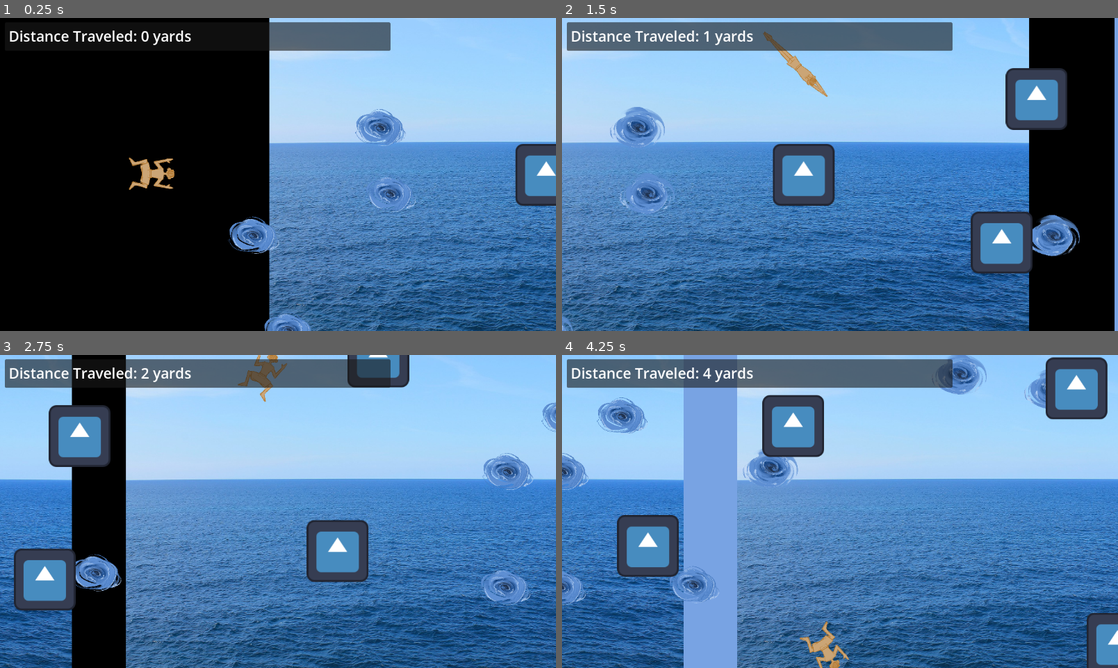
Above: before the commit, frames 1-4 (two rows, left to right).
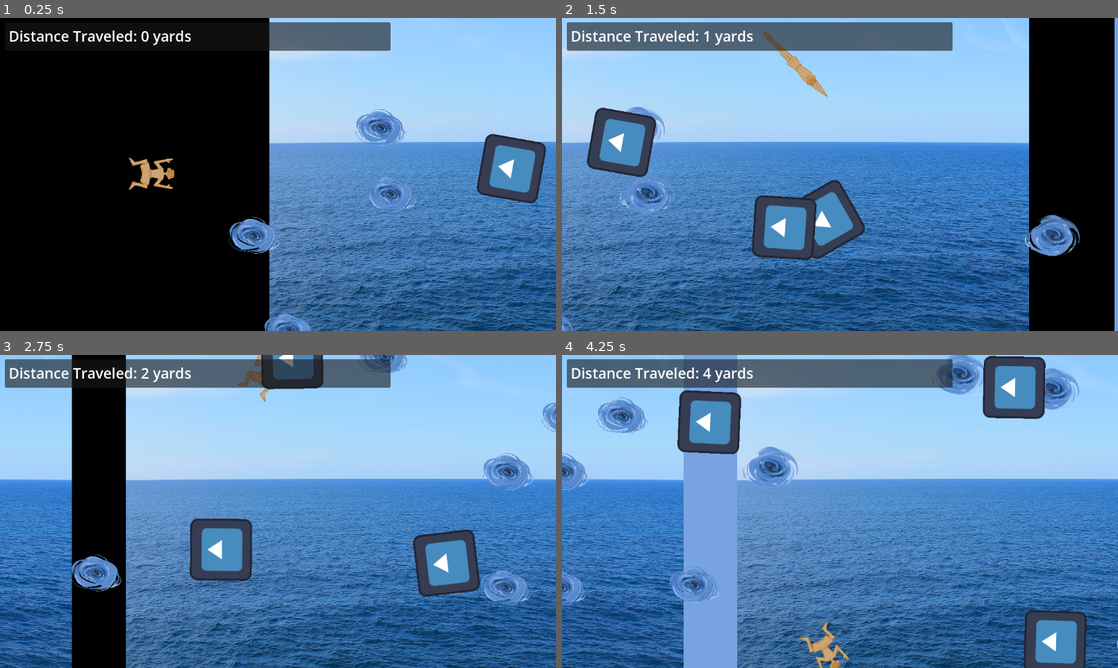
Above: after the commit, the same moments.

Repository: sophieTheProgrammer/microjam-island-61
Game: Godot game, scene res://scenes/game.tscn
Same seed, same stepped clock (60 frames per second), same inputs: the game is played once before the commit and once after it. The engine's default icon, where the game draws it, is replaced by a stand-in: a white triangle on a blue panel in a dark square.
Inputs (mouse positions are in pixels of both pictures, inside the frame that each line leads up to):
- Up to frame 1 (0.25 s): no input
- Up to frame 2 (1.5 s): tap Enter (ui_accept) at 0.5, 0.77 s; move the mouse to (962, 158) at 0.52 s; hold Up (up) 0.53-1.28 s; click (962, 158) at 0.6 s; move the mouse to (728, 190) at 1.27 s; hold Down (down) from 1.28 s (still down); click (728, 190) at 1.35 s
- Up to frame 3 (2.75 s): tap Enter (ui_accept) at 1.52 s; move the mouse to (333, 442) at 2.02 s; release Down (down) at 2.03 s; hold Up (up) from 2.03 s (still down); click (333, 442) at 2.1 s
- Up to frame 4 (4.25 s): move the mouse to (812, 574) at 2.77 s; click (812, 574) at 2.85 s; tap Enter (ui_accept) at 3.02, 3.77 s; move the mouse to (1006, 558) at 3.52 s; release Up (up) at 3.53 s; hold Down (down) from 3.53 s (still down); click (1006, 558) at 3.6 s

The runs differ from the first frame. In frame 1, 1.8% of the frame differs, in the area x 85-100%, y 36-60%; in frame 2, 9.6%; in frame 3, 11%; in frame 4, 13%, in the area x 9-100%, y 0-100%.

Commit message:
very bad shark

Diff:
--- a/scenes/shark.tscn
+++ b/scenes/shark.tscn
@@ -1,6 +1,7 @@
 [gd_scene format=3 uid="uid://cdb2183smwup1"]
 
 [ext_resource type="Texture2D" uid="uid://c8fydd366datd" path="res://icon.svg" id="1_8l5qy"]
+[ext_resource type="Script" uid="uid://fme05tcdw7f0" path="res://scripts/shark.gd" id="1_v5iaq"]
 
 [sub_resource type="SpriteFrames" id="SpriteFrames_inbs7"]
 animations = [{
@@ -14,7 +15,10 @@
 }]
 
 [node name="shark" type="Node2D" unique_id=1939501999]
+script = ExtResource("1_v5iaq")
 
 [node name="AnimatedSprite2D" type="AnimatedSprite2D" parent="." unique_id=1202323751]
 sprite_frames = SubResource("SpriteFrames_inbs7")
 autoplay = "default"
+
+[node name="MoveTimer" type="Timer" parent="." unique_id=1032145672]
--- a/scripts/global.gd
+++ b/scripts/global.gd
@@ -10,5 +10,5 @@
 
 
 func _process(_delta: float) -> void:
-	viewport = get_viewport().get_visible_rect().size
+	pass
 var score = 0
--- /dev/null
+++ b/scripts/shark.gd
@@ -0,0 +1,38 @@
+extends Node2D
+@onready var sprite: Sprite2D = $Sprite2D
+@onready var anisprite: AnimatedSprite2D = $AnimatedSprite2D
+@onready var move_timer: Timer = $MoveTimer
+var rand_x = position.x
+var rand_y = position.y
+var min_wait_time = 1
+var max_wait_time = 5 - min_wait_time
+var velocity = Vector2.ZERO
+var min_speed = 3
+var max_speed = 6 - min_speed
+var speed = 4.0
+const ACCELERATION = 4
+# Called when the node enters the scene tree for the first time.
+func _ready() -> void:
+	#anisprite.modulate = Color(randi () % 5, randi () % 5, randi () % 5)
+	rand_x = (randi() % (int)(Global.viewport.x)) - Global.viewport.x/2
+	rand_y = (randi() % (int)(Global.viewport.y)) - Global.viewport.y/2
+	speed = (randi() % max_speed) + min_speed
+	anisprite.frame = randi() % 6 #which frame it starts on
+	anisprite.sprite_frames.set_animation_speed("default", randi() % 5 + 6) # fps
+	move_timer.wait_time = (randi() % max_wait_time) + min_wait_time
+	look_at(Vector2(rand_x, rand_y))
+	self.rotate(PI/2)
+	move_timer.start()
+# Called every frame. 'delta' is the elapsed time since the previous frame.
+func _process(delta: float) -> void:
+	position = position.move_toward(Vector2(rand_x, rand_y), speed * 100 * delta)
+	speed = move_toward(float(speed), 0.0, float(.01))
+func _on_timer_timeout() -> void:
+	rand_x = (randi() % Global.x_viewport_length) - Global.x_viewport_length/2
+	rand_y = (randi() % Global.y_viewport_length) - Global.y_viewport_length/2
+	speed = (randi() % max_speed) + min_speed
+	move_timer.wait_time = (randi() % max_wait_time) + min_wait_time
+	look_at(Vector2(rand_x, rand_y))
+	self.rotate(PI/2)
+	#print("timer ended, new timer: ", move_timer.wait_time)
+	#print("new x, y: ", rand_x, ", ", rand_y)
Not shown, added: scripts/shark.gd.uid
